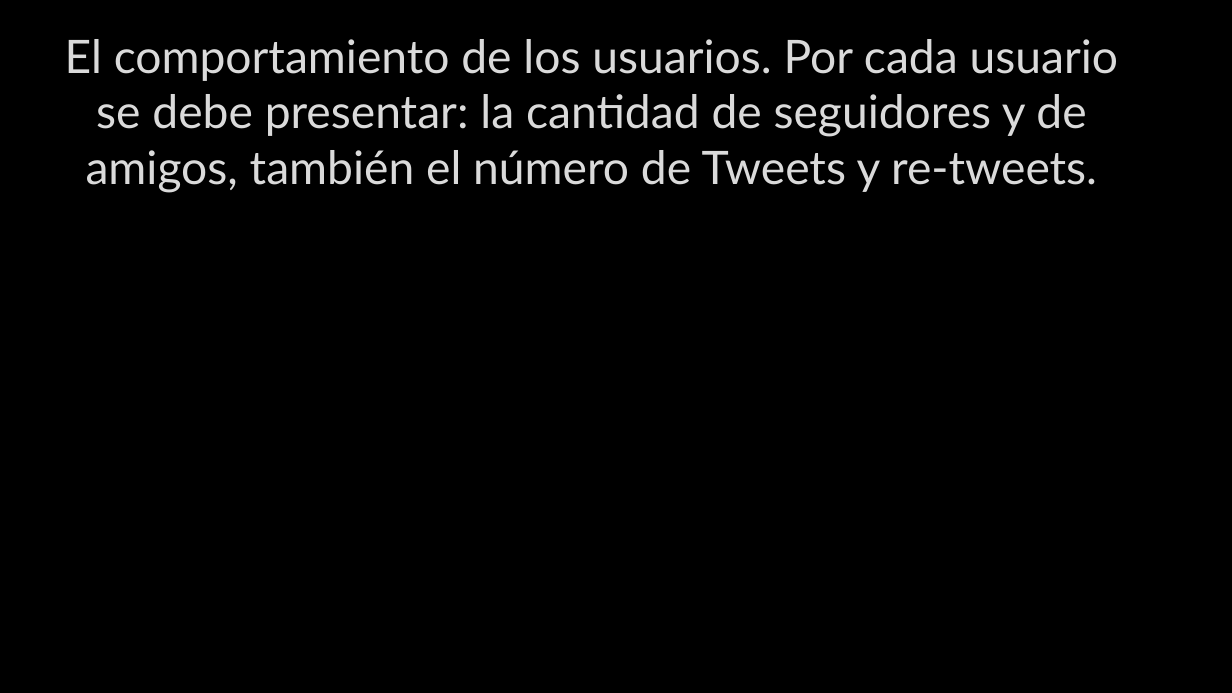
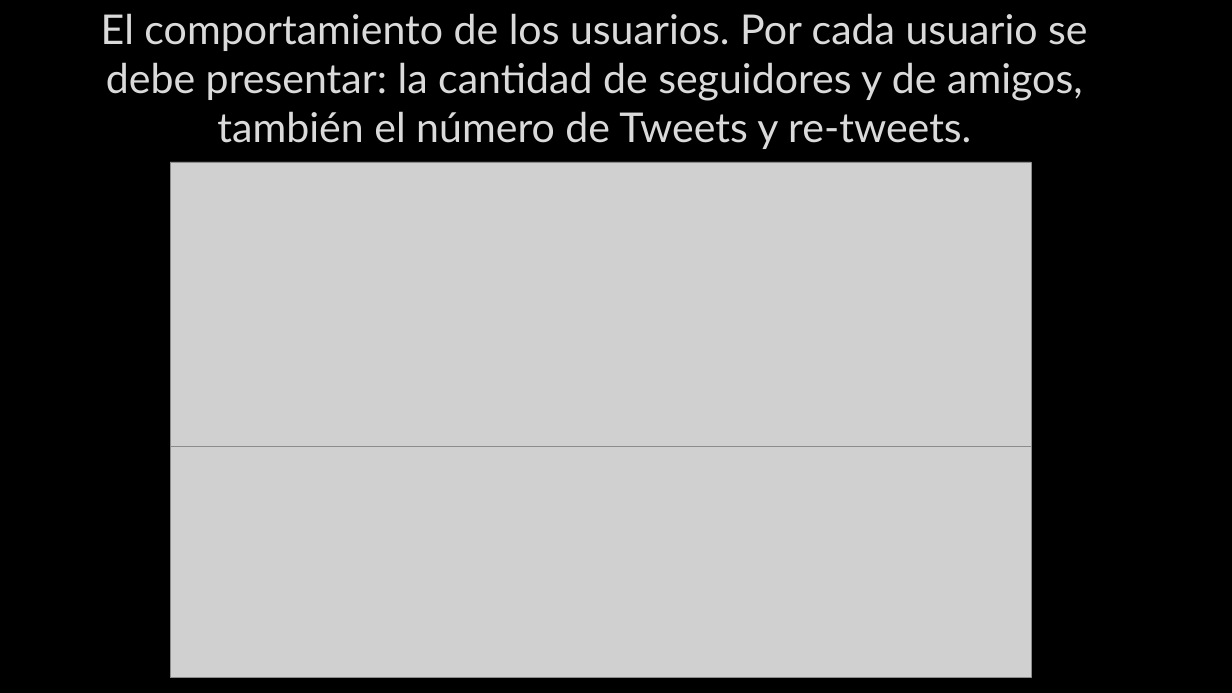
Before and after one commit to functional-programming-utpl-cc/proyectointegrador-valarmorghulis, a slide deck: slide 13 of Proyecto Integrador de saberes.pptx. Drawn at 1232x693 pixels with LibreOffice and Linux fonts; fonts in the diff are those of the drawing; grey boxes stand for pictures; background and template pictures are left out. Boxes give left, top, right and bottom in pixels: in the first picture for what was removed or moved away, otherwise in the second. Text is boxed around its words. In the diff, an @@ line names an element or a change of style, - is before the commit and + after.

```diff
--- a/Proyecto Integrador de saberes.pptx
+++ b/Proyecto Integrador de saberes.pptx
@@ title "El comportamiento de los usuarios. ...": place and size @@
-title "El comportamiento de los usuarios. ..." at [65, 39, 1118, 193]
+title "El comportamiento de los usuarios. ..." at [101, 13, 1087, 143]
@@ title "El comportamiento de los usuarios. ..." at [101, 13, 1087, 143]: size 36 to 32 pt @@
@@ picture added at [170, 162, 1031, 446] @@
@@ picture added at [170, 446, 1031, 677] @@
```
Also in this commit, not shown: 9 other slides changed.
